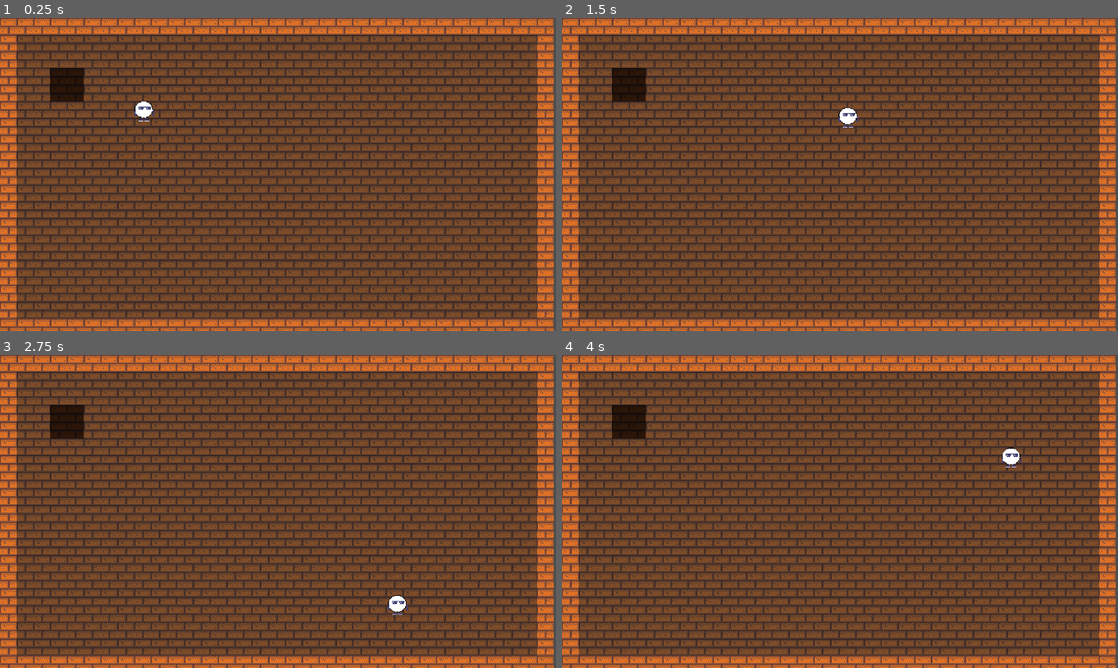
Above: before the commit, frames 1-4 (two rows, left to right).
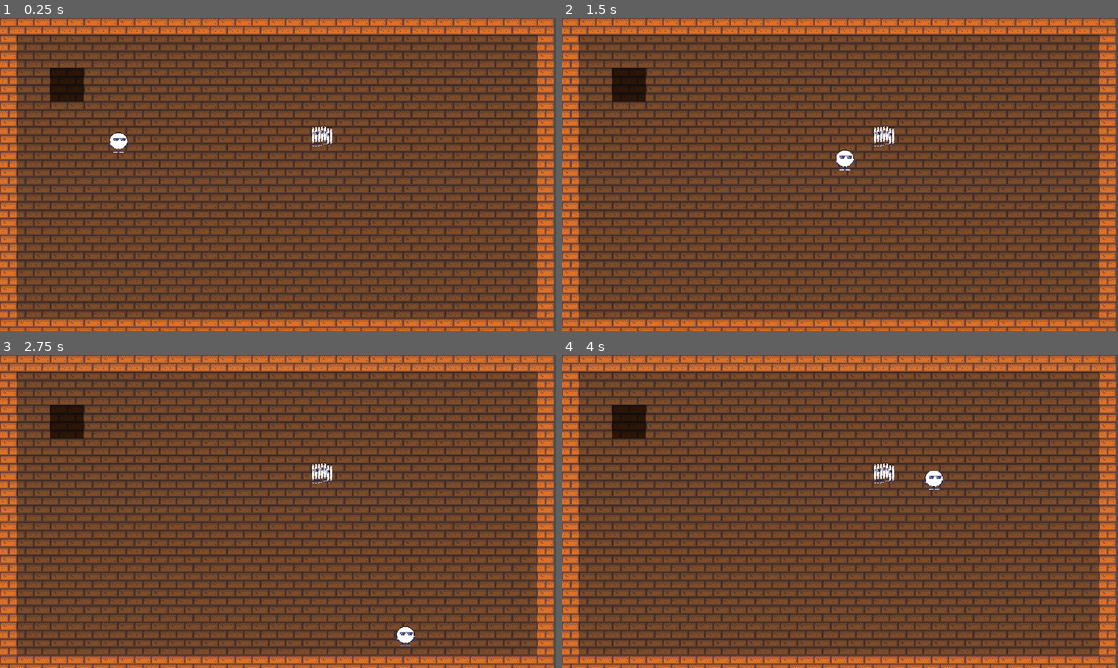
Above: after the commit, the same moments.

Repository: eduardo-kurek/MageMaze
Game: Godot game, scene res://world.tscn
Same seed, same stepped clock (60 frames per second), same inputs: the game is played once before the commit and once after it.
Inputs:
- Up to frame 1 (0.25 s): no input
- Up to frame 2 (1.5 s): hold D (move_right) 0.53-1.28 s; hold S (move_down) from 1.28 s (still down)
- Up to frame 3 (2.75 s): release S (move_down) at 2.03 s; hold D (move_right) from 2.03 s (still down)
- Up to frame 4 (4 s): release D (move_right) at 2.78 s; hold W (move_up) 2.78-3.53 s; hold A (move_left) from 3.53 s (still down)

The runs differ from the first frame. In frame 1, 0.5% of the frame differs, in the area x 19-60%, y 26-44%; in frame 2, 0.5%; in frame 3, 0.5%, in the area x 56-75%, y 34-94%; in frame 4, 0.5%.
Error after the commit: Parse Error: Identifier "global_position" not declared in the current scope. (res://entities/enemies/prisioner/PrisionerBrain.gd:8)

Commit message:
Inicio do prisioneiro

Diff:
--- a/entities/Brain.gd
+++ b/entities/Brain.gd
@@ -2,11 +2,6 @@
 extends Node
 
 @export var walk_behaviour: WalkBehaviour
-
-var actor: CharacterBody2D
-
-func _ready() -> void:
-	actor = owner as CharacterBody2D
 
 func _physics_process(delta: float) -> void:
 	think(delta)
--- /dev/null
+++ b/entities/enemies/EnemyBrain.gd
@@ -0,0 +1,7 @@
+class_name EnemyBrain
+extends Brain
+
+var player: CharacterBody2D
+
+func _ready() -> void:
+	player = get_tree().get_first_node_in_group("enemy_target") as CharacterBody2D
--- a/entities/enemies/prisioner/PrisionerBrain.gd
+++ b/entities/enemies/prisioner/PrisionerBrain.gd
@@ -1,9 +1,9 @@
 class_name PrisionerBrain
-extends Brain
+extends EnemyBrain
 
 func think(_delta: float) -> void:
-	var dir := Input.get_vector(
-		"move_left", "move_right",
-		"move_up", "move_down"
-	)
+	if not is_instance_valid(player):
+		return
+
+	var dir := global_position.direction_to(player.global_position)
 	walk_behaviour.walk(dir)
--- a/entities/enemies/prisioner/prisioner.tscn
+++ b/entities/enemies/prisioner/prisioner.tscn
@@ -1,5 +1,24 @@
 [gd_scene format=3 uid="uid://bv8pxj5jy0g7o"]
 
-[node name="Node2D" type="Node2D" unique_id=602837296]
+[ext_resource type="Script" uid="uid://up1v7843yleg" path="res://entities/enemies/prisioner/PrisionerBrain.gd" id="1_bl8vm"]
+[ext_resource type="Script" uid="uid://chnkjubpsjo6p" path="res://entities/behaviours/walk/DelayWalkBehaviour.gd" id="2_j6gqp"]
+[ext_resource type="Texture2D" uid="uid://cvb4xx7o3vubo" path="res://entities/player/player.png" id="2_xlfdw"]
 
-[node name="CharacterBody2D" type="CharacterBody2D" parent="." unique_id=1487626088]
+[sub_resource type="RectangleShape2D" id="RectangleShape2D_mlf01"]
+
+[node name="Prisioner" type="CharacterBody2D" unique_id=1130226890 node_paths=PackedStringArray("walk_behaviour")]
+script = ExtResource("1_bl8vm")
+walk_behaviour = NodePath("DelayWalkBehaviour")
+
+[node name="CollisionShape2D" type="CollisionShape2D" parent="." unique_id=56049797]
+shape = SubResource("RectangleShape2D_mlf01")
+
+[node name="Sprite2D" type="Sprite2D" parent="." unique_id=1030976948]
+position = Vector2(8.940697e-07, 3.5762787e-07)
+scale = Vector2(0.08928572, 0.6060606)
+texture = ExtResource("2_xlfdw")
+
+[node name="DelayWalkBehaviour" type="Node" parent="." unique_id=1361064776]
+script = ExtResource("2_j6gqp")
+acceleration = 400.0
+metadata/_custom_type_script = "uid://chnkjubpsjo6p"
--- a/entities/player/player.tscn
+++ b/entities/player/player.tscn
@@ -2,7 +2,6 @@
 
 [ext_resource type="Script" uid="uid://dtgfeufnl26my" path="res://entities/player/PlayerBrain.gd" id="1_abrql"]
 [ext_resource type="Texture2D" uid="uid://cvb4xx7o3vubo" path="res://entities/player/player.png" id="2_rkbax"]
-[ext_resource type="Script" uid="uid://bhmcbky8ta7q5" path="res://entities/behaviours/walk/LinearWalkBehaviour.gd" id="3_sglur"]
 [ext_resource type="Script" uid="uid://chnkjubpsjo6p" path="res://entities/behaviours/walk/DelayWalkBehaviour.gd" id="4_bls4j"]
 
 [sub_resource type="RectangleShape2D" id="RectangleShape2D_rkbax"]
@@ -58,7 +57,7 @@
 "speed": 7.0
 }]
 
-[node name="Player" type="CharacterBody2D" unique_id=1005058334 node_paths=PackedStringArray("walk_behaviour")]
+[node name="Player" type="CharacterBody2D" unique_id=1005058334 node_paths=PackedStringArray("walk_behaviour") groups=["enemy_target"]]
 script = ExtResource("1_abrql")
 walk_behaviour = NodePath("DelayWalkBehaviour")
 
@@ -73,11 +72,7 @@
 autoplay = "idle"
 frame_progress = 0.5211623
 
-[node name="LinearWalkBehaviour" type="Node" parent="." unique_id=1313081256]
-script = ExtResource("3_sglur")
-metadata/_custom_type_script = "uid://bhmcbky8ta7q5"
-
 [node name="DelayWalkBehaviour" type="Node" parent="." unique_id=1110574462]
 script = ExtResource("4_bls4j")
-acceleration = 400.0
+acceleration = 1100.0
 metadata/_custom_type_script = "uid://chnkjubpsjo6p"
--- a/project.godot
+++ b/project.godot
@@ -32,6 +32,10 @@
 window/size/window_height_override=720
 window/stretch/mode="canvas_items"
 window/vsync/vsync_mode=0
+
+[global_group]
+
+enemy_target="Alvo de inimigos"
 
 [input]
 
--- a/world.tscn
+++ b/world.tscn
@@ -2,6 +2,7 @@
 
 [ext_resource type="Texture2D" uid="uid://bxh3iio5ojst7" path="res://level/brick_tiles.png" id="1_f3sb7"]
 [ext_resource type="PackedScene" uid="uid://ddlm2ehewsntt" path="res://entities/player/player.tscn" id="2_fj7yv"]
+[ext_resource type="PackedScene" uid="uid://bv8pxj5jy0g7o" path="res://entities/enemies/prisioner/prisioner.tscn" id="3_tlwt5"]
 
 [sub_resource type="TileSetAtlasSource" id="TileSetAtlasSource_fj7yv"]
 texture = ExtResource("1_f3sb7")
@@ -22,5 +23,8 @@
 tile_map_data = PackedByteArray("AAAAAAAAAQAAAAAAAAAAAAEAAQAAAAAAAAABAAEAAQAAAAEAAAABAAAAAQAAAAAAAAACAAAAAQAAAAAAAAADAA …(9952 unchanged characters)…
 tile_set = SubResource("TileSet_i3pqv")
 
-[node name="CharacterBody2D" parent="." unique_id=1005058334 instance=ExtResource("2_fj7yv")]
-position = Vector2(137, 89)
+[node name="Player" parent="." unique_id=1005058334 instance=ExtResource("2_fj7yv")]
+position = Vector2(113, 119)
+
+[node name="Prisioner" parent="." unique_id=1130226890 instance=ExtResource("3_tlwt5")]
+position = Vector2(307, 113)
Not shown, added: entities/enemies/EnemyBrain.gd.uid
